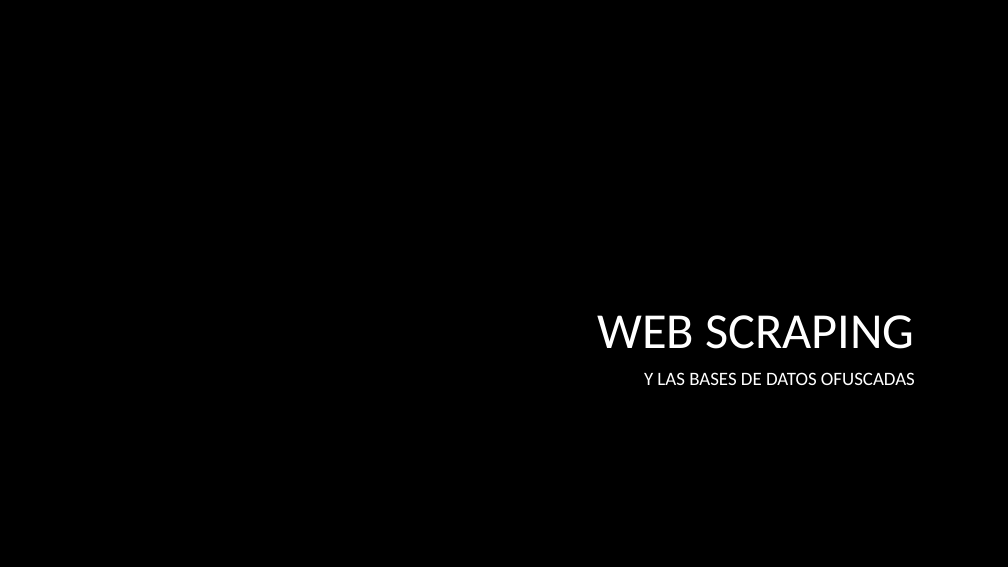
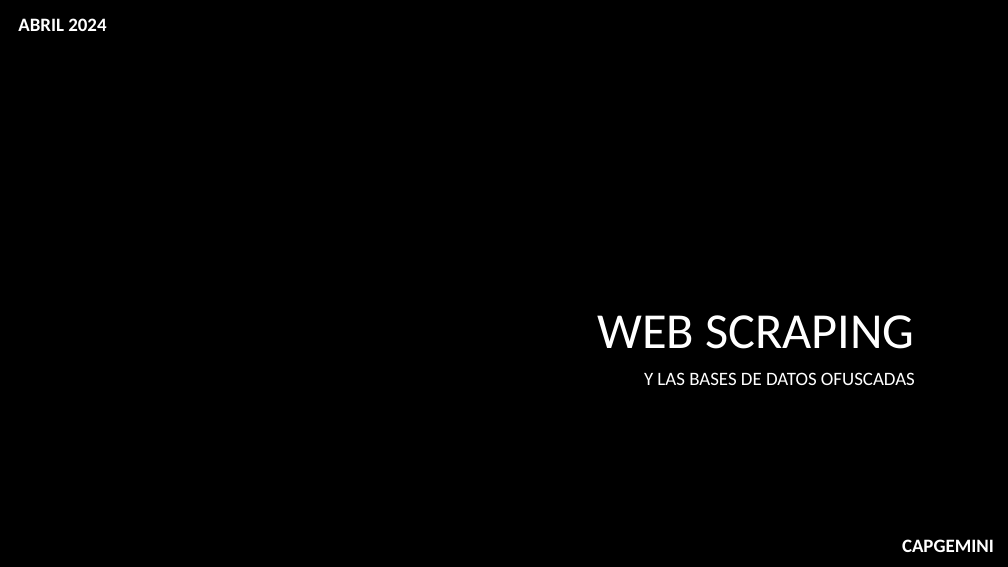
Before and after one commit to jofaval/talks-about, a slide deck: slide 1 of uv/web-scraping-y-las-bases-de-datos-ofuscadas/web-scraping-core.pptx. Drawn at 1008x567 pixels with LibreOffice and Linux fonts; fonts in the diff are those of the drawing; background and template pictures are left out. Boxes give left, top, right and bottom in pixels: in the first picture for what was removed or moved away, otherwise in the second. Text is boxed around its words. In the diff, an @@ line names an element or a change of style, - is before the commit and + after.

Commit message:
feat(uv): web-scraping progress

```diff
--- a/uv/web-scraping-y-las-bases-de-datos-ofuscadas/web-scraping-core.pptx
+++ b/uv/web-scraping-y-las-bases-de-datos-ofuscadas/web-scraping-core.pptx
@@ text added at box(18, 18, 106, 31), 18 pt, text #FFFFFF, bold @@
+ABRIL 2024
@@ text added at box(902, 539, 994, 552), 18 pt, text #FFFFFF, bold @@
+CAPGEMINI
```
Also in this commit, not shown: 1 other slide changed, 5 slides added, 1 other file.
